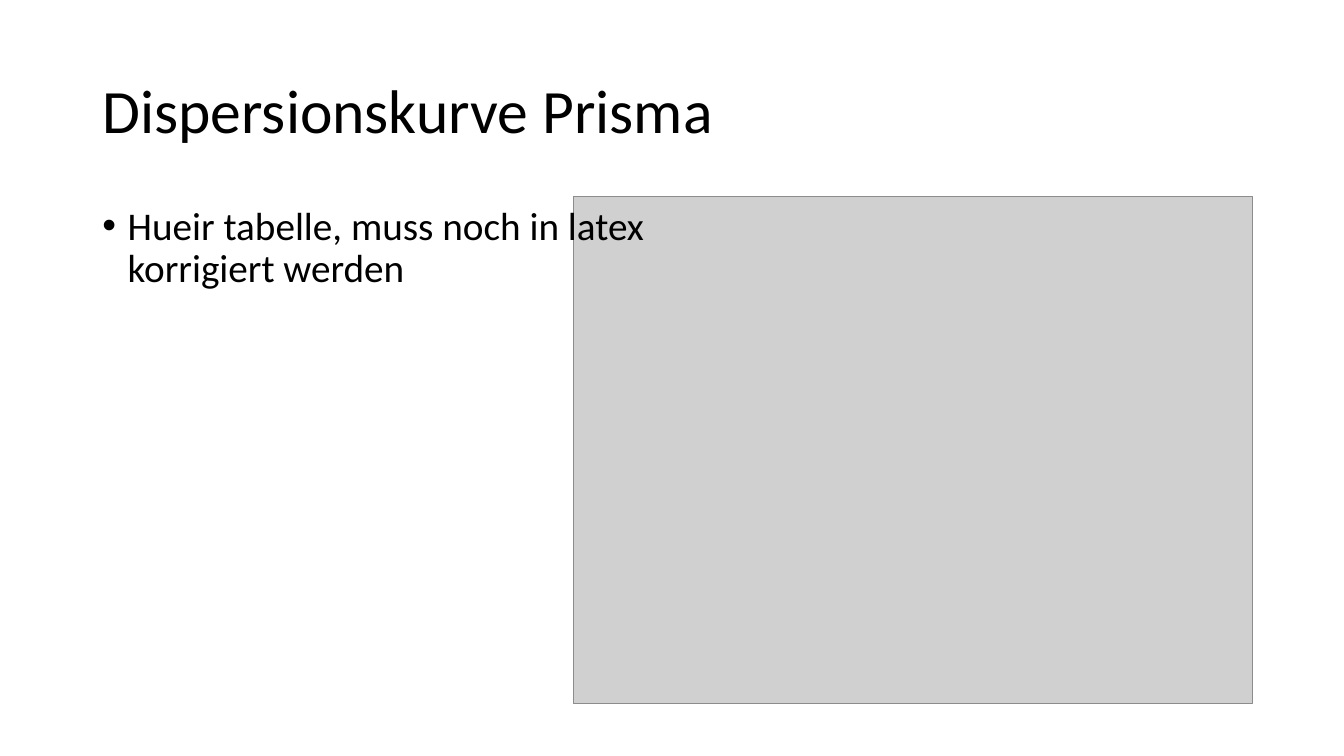
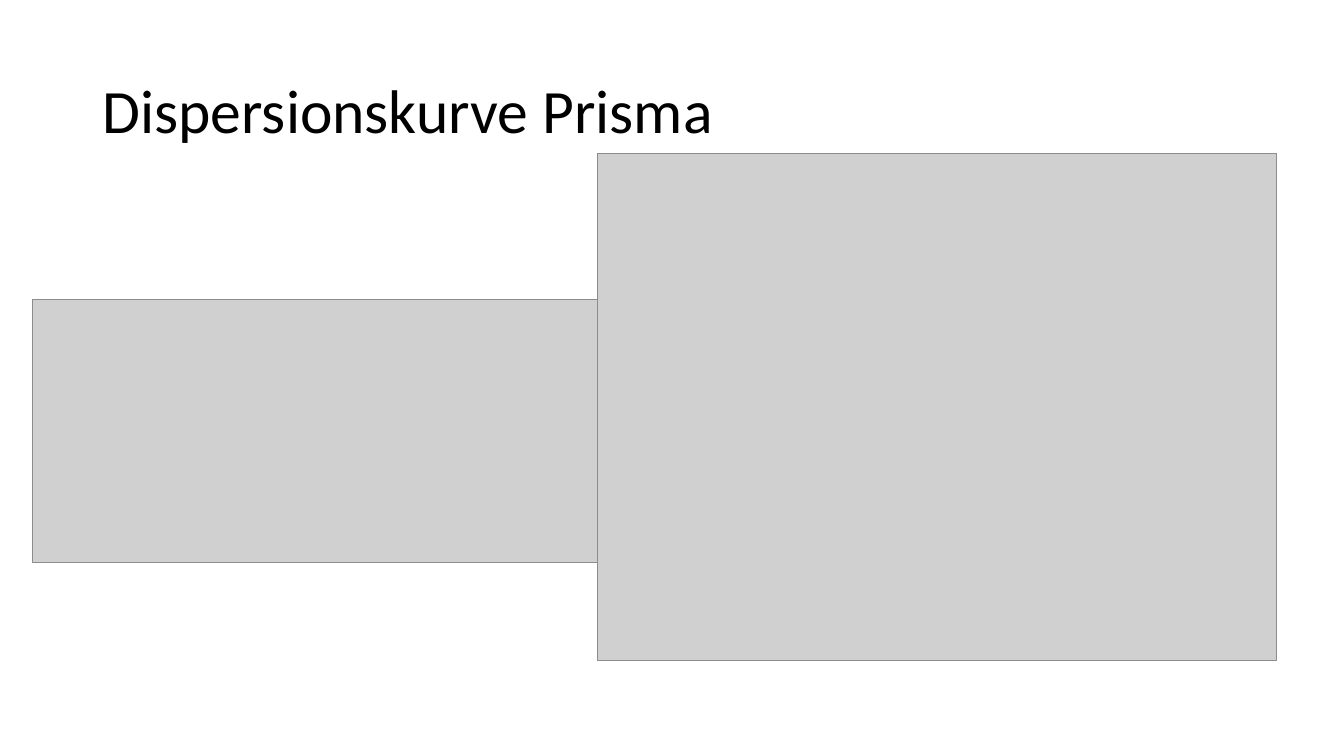
Before and after one commit to thewhitecat/grundpraktikum1, a slide deck: slide 6 of grundpraktikum2/Optik 1/Optik I.pptx. Drawn at 1344x756 pixels with LibreOffice and Linux fonts; fonts in the diff are those of the drawing; grey boxes stand for pictures. Boxes give left, top, right and bottom in pixels: in the first picture for what was removed or moved away, otherwise in the second. Text is boxed around its words. In the diff, an @@ line names an element or a change of style, - is before the commit and + after.

```diff
--- a/grundpraktikum2/Optik 1/Optik I.pptx
+++ b/grundpraktikum2/Optik 1/Optik I.pptx
@@ picture: place and size @@
-picture at (574, 197, 1253, 704)
+picture at (598, 153, 1277, 660)
@@ text removed at (128, 207, 644, 289) @@
-• Hueir tabelle, muss noch in latex korrigiert werden
@@ picture added at (32, 299, 598, 563) @@
```
Also in this commit, not shown: 2 other slides changed.
